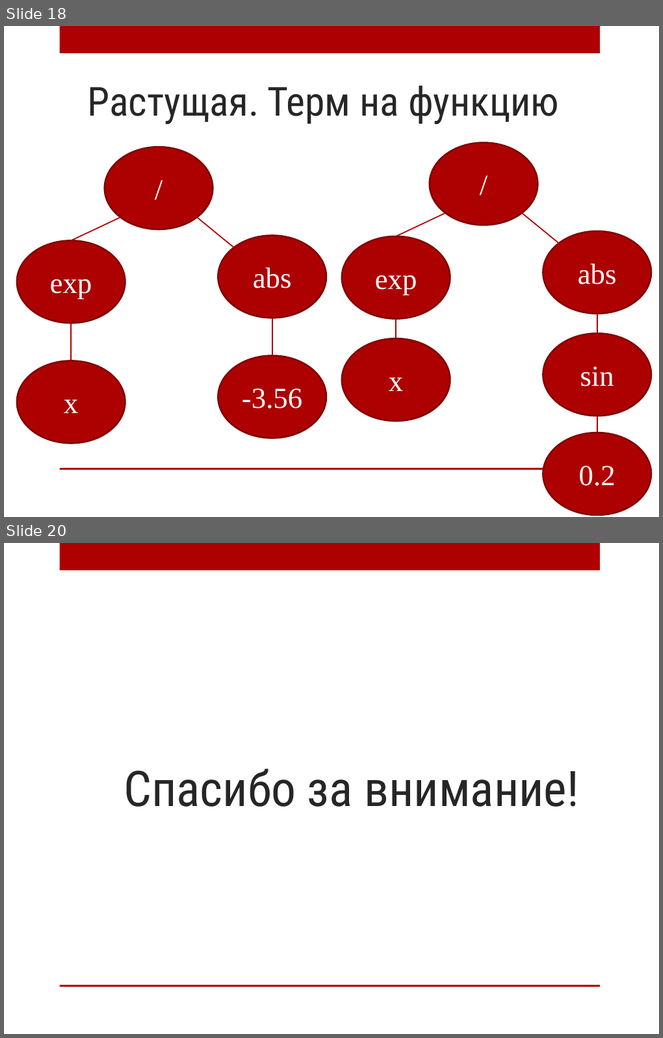
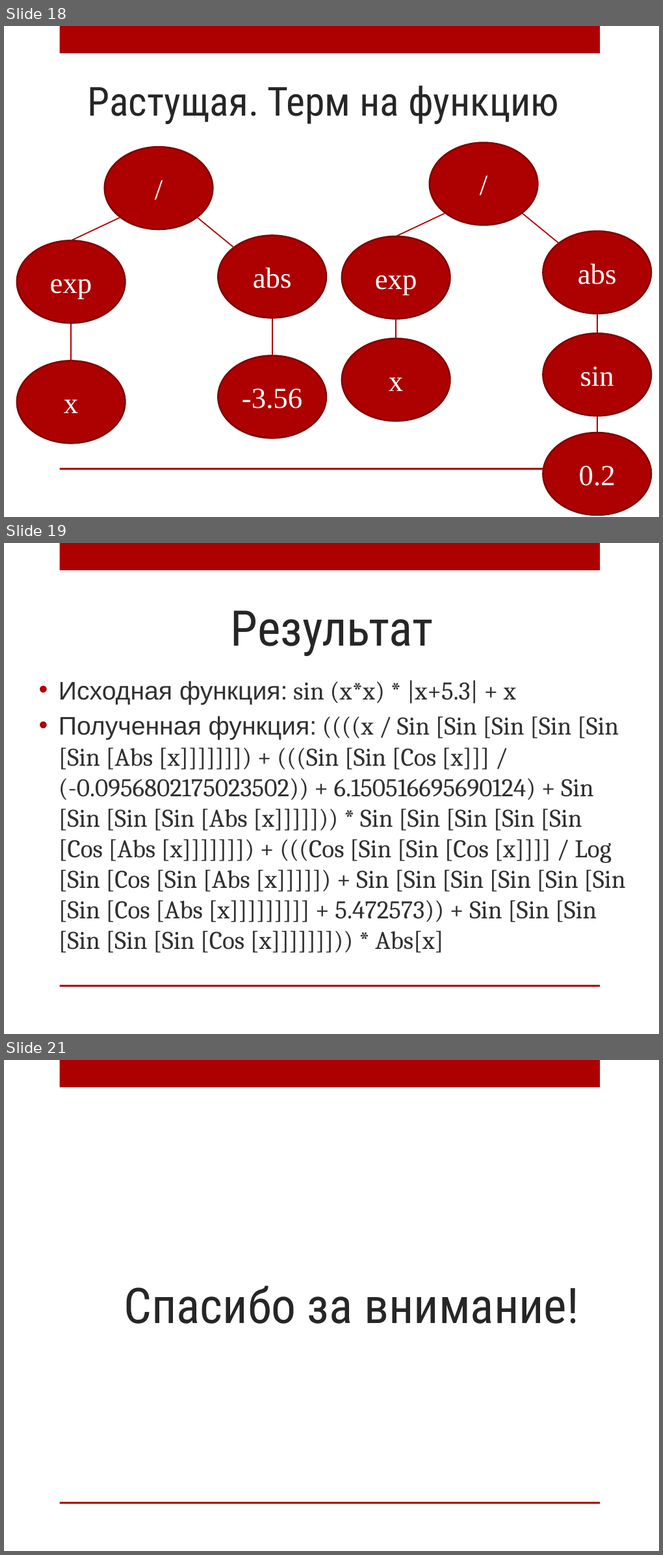
Before and after one commit to AnnaIbakaeva/Genetic, a slide deck: Предзащита.pptx. Shown one above the other, each under a label of ours: slides 18 and 20 before the commit, slides 18, 19 and 21 after it; the slides between them are not shown. The pictures are 663x1038 and 663x1555 pixels, drawn with LibreOffice and Linux fonts; fonts in the diff are those of the drawing; background and template pictures are left out. Boxes give left, top, right and bottom in pixels: in the first picture for what was removed or moved away, otherwise in the second. Text is boxed around its words. In the diff, an @@ line names an element or a change of style, - is before the commit and + after.

```diff
--- a/Предзащита.pptx
+++ b/Предзащита.pptx
@@ slide 19 added at [4,543,659,1034], background picture (left out); not listed: 2 template elements that a slide beside it also shows @@
@@ title added at [231,611,434,656], 54 pt, text #262626 @@
+Результат
@@ text added at [59,680,625,953], 28 pt, text #303030 @@
+• Исходная функция: sin (x*x) * |x+5.3| + x
+• Полученная функция: ((((x / Sin [Sin [Sin [Sin [Sin [Sin [Abs [x]]]]]]]) + (((Sin [Sin [Cos [x]]] / (-0.0956802175023502)) + 6.150516695690124) + Sin [Sin [Sin [Sin [Abs [x]]]]])) * Sin [Sin [Sin [Sin [Sin [Cos [Abs [x]]]]]]]) + (((Cos [Sin [Sin [Cos [x]]]] / Log [Sin [Cos [Sin [Abs [x]]]]]) + Sin [Sin [Sin [Sin [Sin [Sin [Sin [Cos [Abs [x]]]]]]]]] + 5.472573)) + Sin [Sin [Sin [Sin [Sin [Sin [Cos [x]]]]]]])) * Abs[x]
@@ what was slide 20 is now slide 21 @@
```
Also in this commit, not shown: 3 slides changed, 1 other slide added, 1 slide removed, 2 other files.
